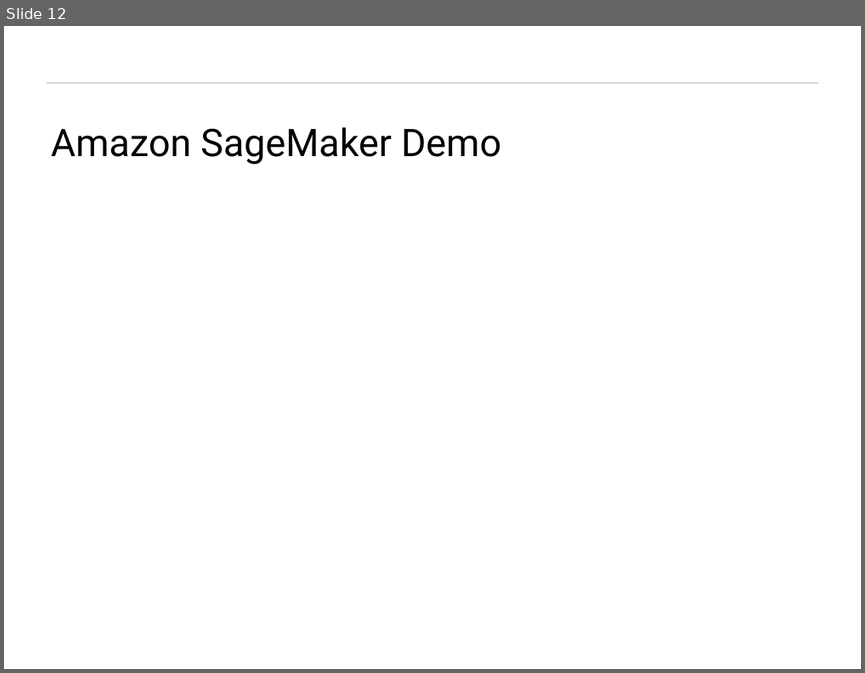
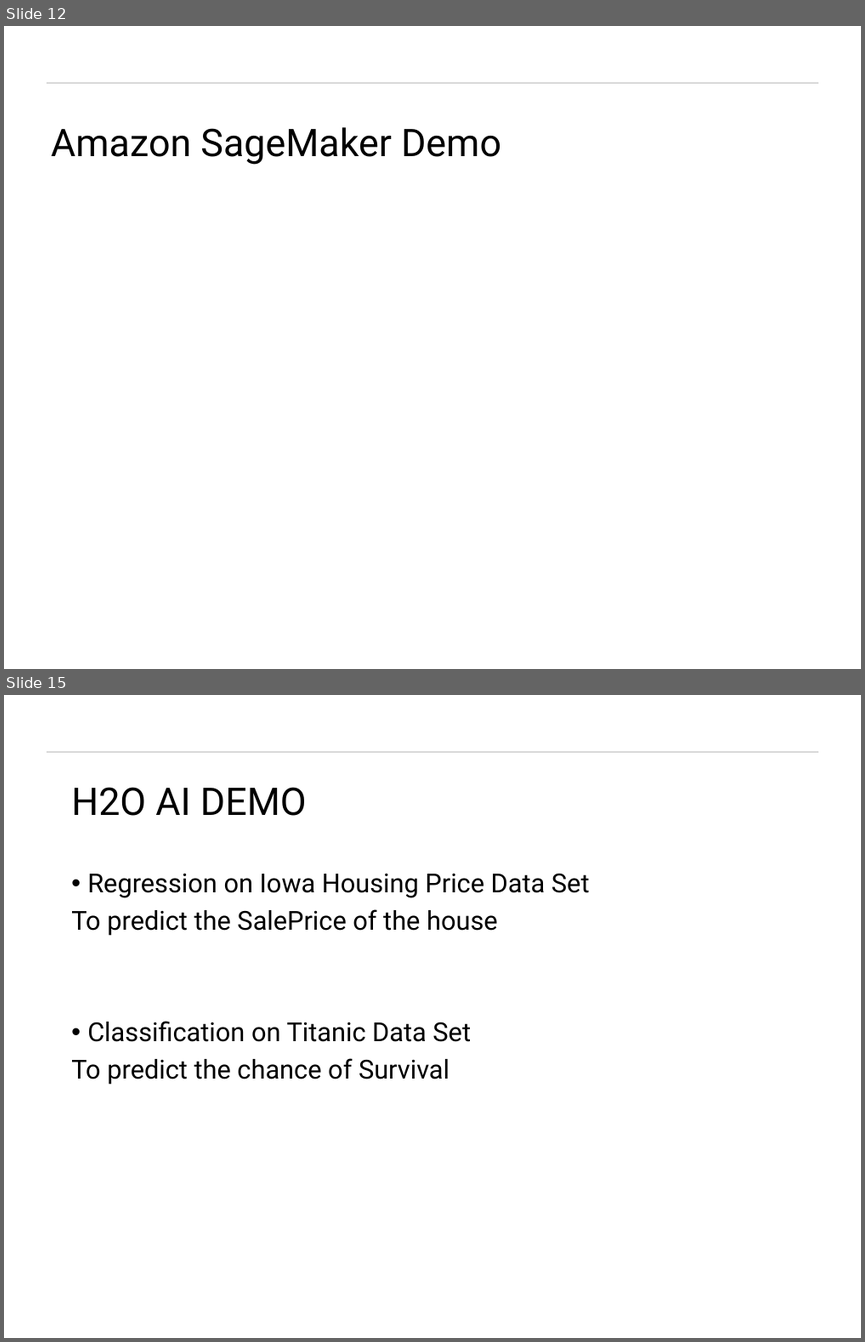
Before and after one commit to tiwari-abhi/ML_Projects, a slide deck: Presentation/Machine Learning As A Service.pptx. Shown one above the other, each under a label of ours: slide 12 before the commit, slides 12 and 15 after it; the slides between them are not shown. The pictures are 865x673 and 865x1342 pixels, drawn with LibreOffice and Linux fonts; fonts in the diff are those of the drawing; background and template pictures are left out. Boxes give left, top, right and bottom in pixels: in the first picture for what was removed or moved away, otherwise in the second. Text is boxed around its words. In the diff, an @@ line names an element or a change of style, - is before the commit and + after.

```diff
--- a/Presentation/Machine Learning As A Service.pptx
+++ b/Presentation/Machine Learning As A Service.pptx
@@ slide 15 added at (4, 695, 861, 1338), background #FFFFFF; not listed: 1 template element that a slide beside it also shows @@
@@ title added at (71, 787, 307, 816), 32 pt, text #000000 @@
+H2O AI DEMO
@@ text added at (71, 873, 590, 1084), 22 pt, text #000000 @@
+• Regression on Iowa Housing Price Data Set
+To predict the SalePrice of the house
+• Classification on Titanic Data Set
+To predict the chance of Survival
```
Also in this commit, not shown: 3 slides changed, 3 other slides added, 1 slide removed.
